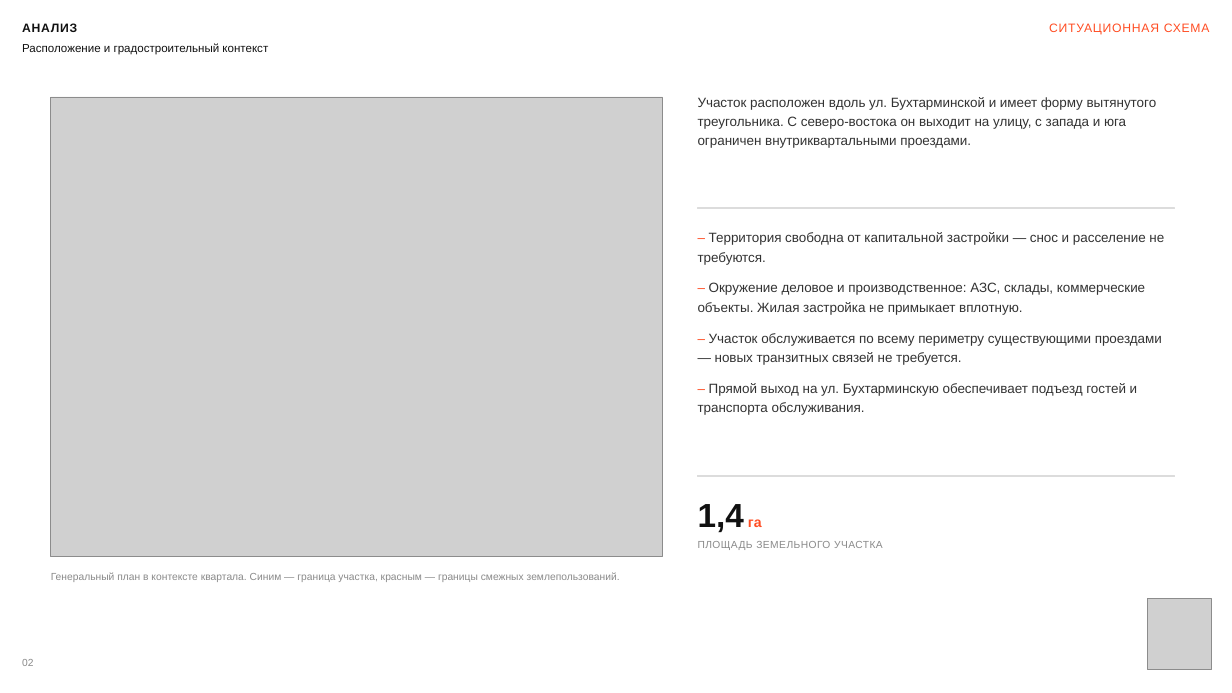
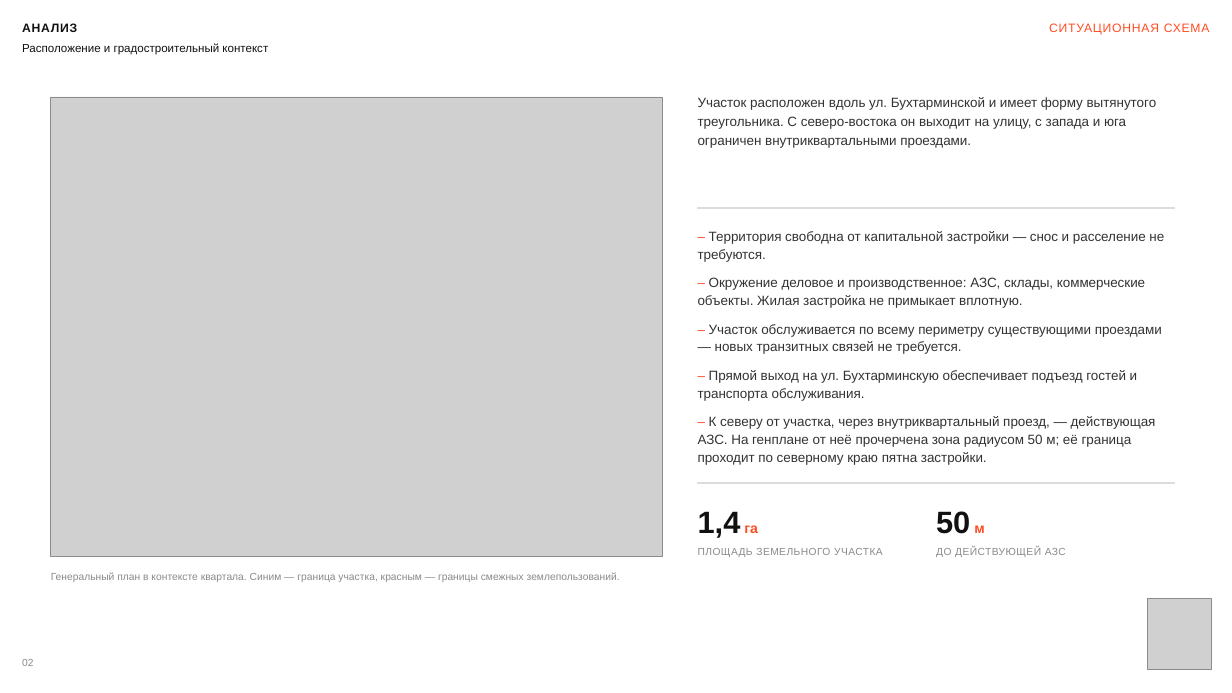
Before and after one commit to kzmeir/most, a slide deck: slide 2 of presentations/aurora-hotel/MOST_Bukhtarminskaya_akimat.pptx. Drawn at 1232x693 pixels with LibreOffice and Linux fonts; fonts in the diff are those of the drawing; grey boxes stand for pictures. Boxes give left, top, right and bottom in pixels: in the first picture for what was removed or moved away, otherwise in the second. Text is boxed around its words. In the diff, an @@ line names an element or a change of style, - is before the commit and + after.

```diff
--- a/presentations/aurora-hotel/MOST_Bukhtarminskaya_akimat.pptx
+++ b/presentations/aurora-hotel/MOST_Bukhtarminskaya_akimat.pptx
@@ text at [698,231,1164,401]: line spacing 15pt to 14pt; less space between paragraphs @@
@@ text at [698,416,1156,465]: paragraph added @@
+– К северу от участка, через внутриквартальный проезд, — действующая АЗС. На генплане от неё прочерчена зона радиусом 50 м; её граница проходит по северному краю пятна застройки.
@@ text "1,4 га": place and size @@
-text "1,4 га" at [698,504,762,533]
+text "1,4 га" at [698,511,758,538]
@@ text "1,4 га" at [698,511,758,538]: size 26 to 24 pt in "1,4" @@
@@ rectangle: place and size @@
-rectangle at [698,476,1175,477]
+rectangle at [698,482,1175,483]
@@ text added at [936,511,984,534], 24 pt, text #111111, bold @@
+50 м
@@ text "ПЛОЩАДЬ ЗЕМЕЛЬНОГО УЧАСТКА": place and size @@
-text "ПЛОЩАДЬ ЗЕМЕЛЬНОГО УЧАСТКА" at [698,541,883,550]
+text "ПЛОЩАДЬ ЗЕМЕЛЬНОГО УЧАСТКА" at [698,548,883,557]
@@ text added at [936,548,1066,557], 8 pt, text #8A8A8A @@
+ДО ДЕЙСТВУЮЩЕЙ АЗС
```
Also in this commit, not shown: 10 other slides changed, 1 slide added, 4 other files.
